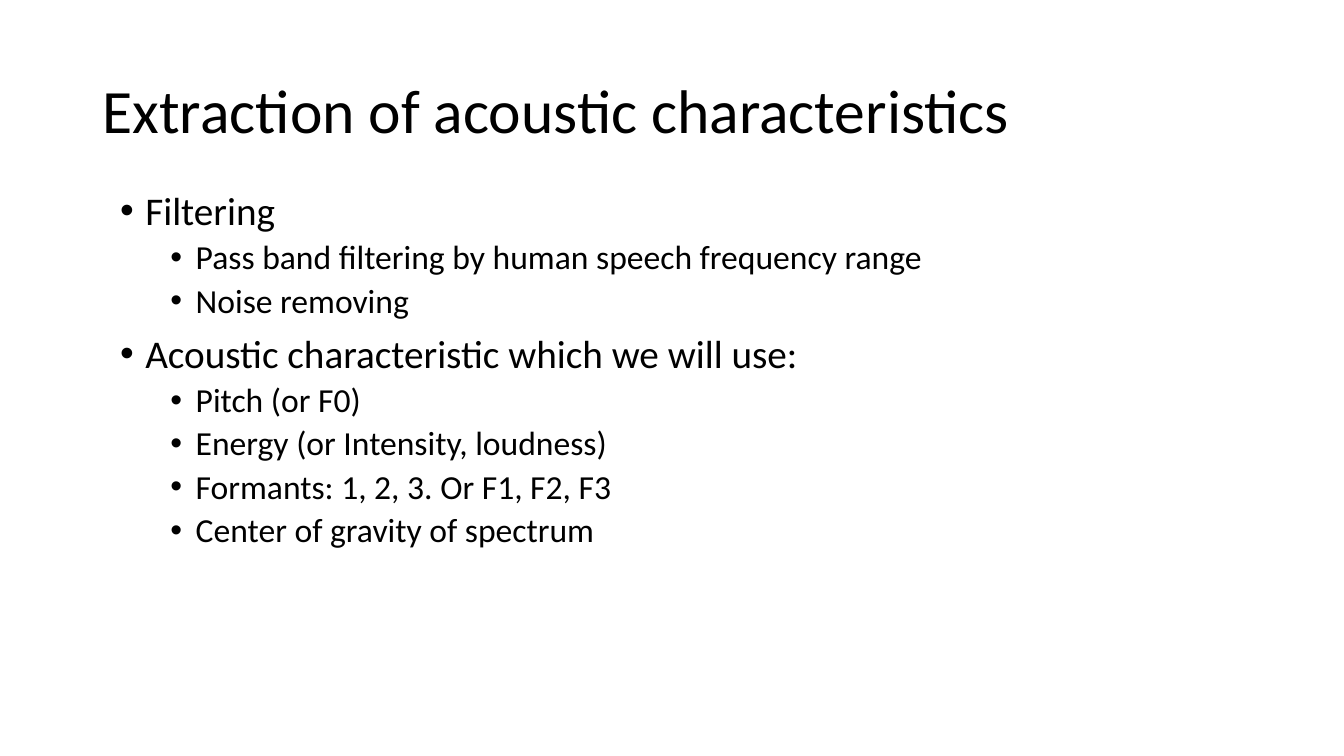
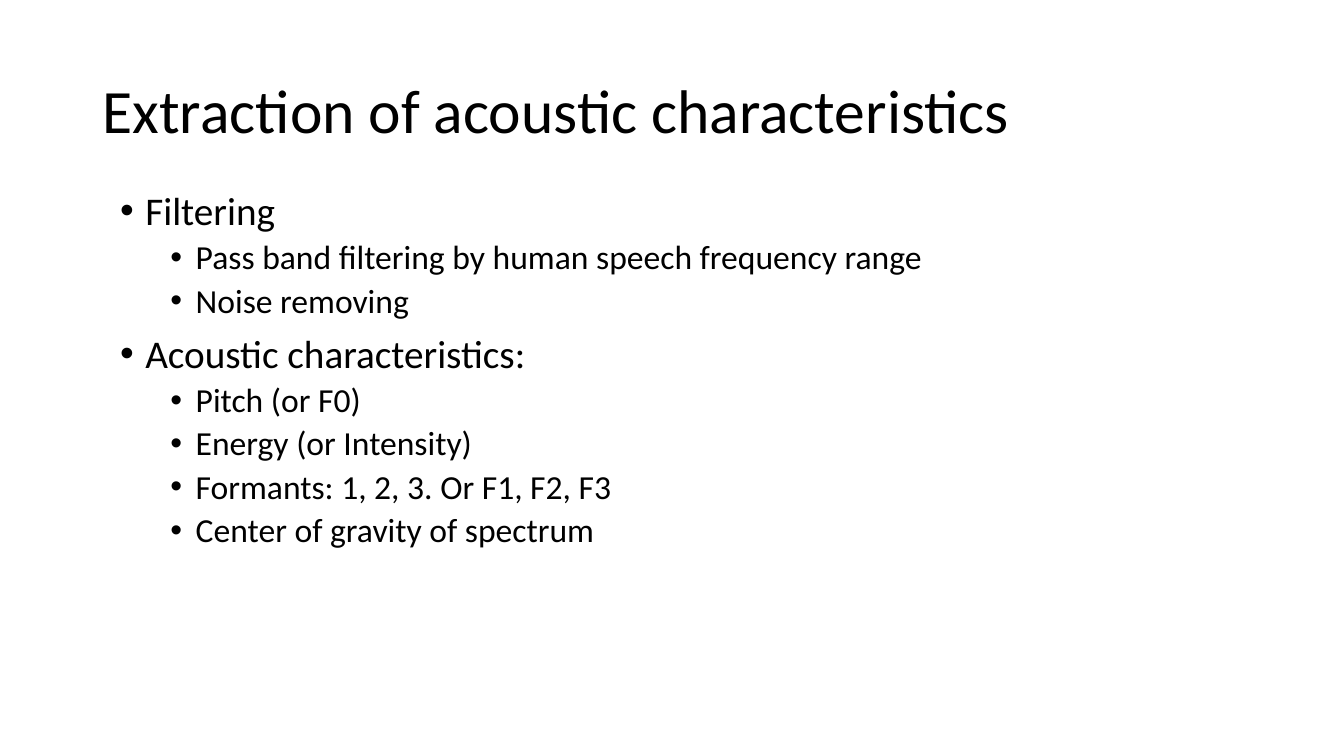
Before and after one commit to aydar-musin/Thesis, a slide deck: slide 14 of Thesis.pptx (slide 15 before the commit). Drawn at 1344x756 pixels with LibreOffice and Linux fonts; fonts in the diff are those of the drawing. Boxes give left, top, right and bottom in pixels: in the first picture for what was removed or moved away, otherwise in the second. Text is boxed around its words. In the diff, an @@ line names an element or a change of style, - is before the commit and + after.

```diff
--- a/Thesis.pptx
+++ b/Thesis.pptx
@@ text at (145,340,525,369): text changed @@
-• Acoustic characteristic which we will use:
+• Acoustic characteristics:
@@ text at (196,430,471,461): text changed @@
-  • Energy (or Intensity, loudness)
+  • Energy (or Intensity)
```
Also in this commit, not shown: 13 other slides changed, 14 slides added, 3 slides removed, 30 other files.
